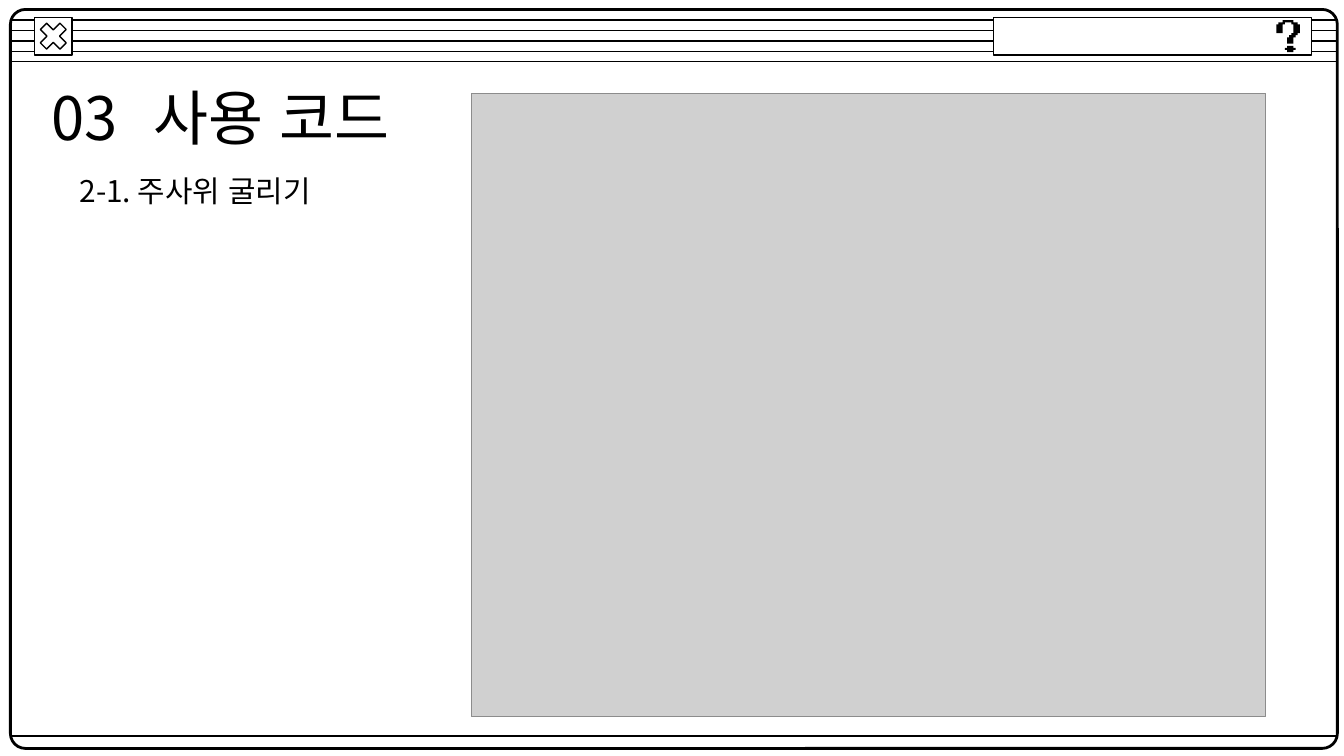
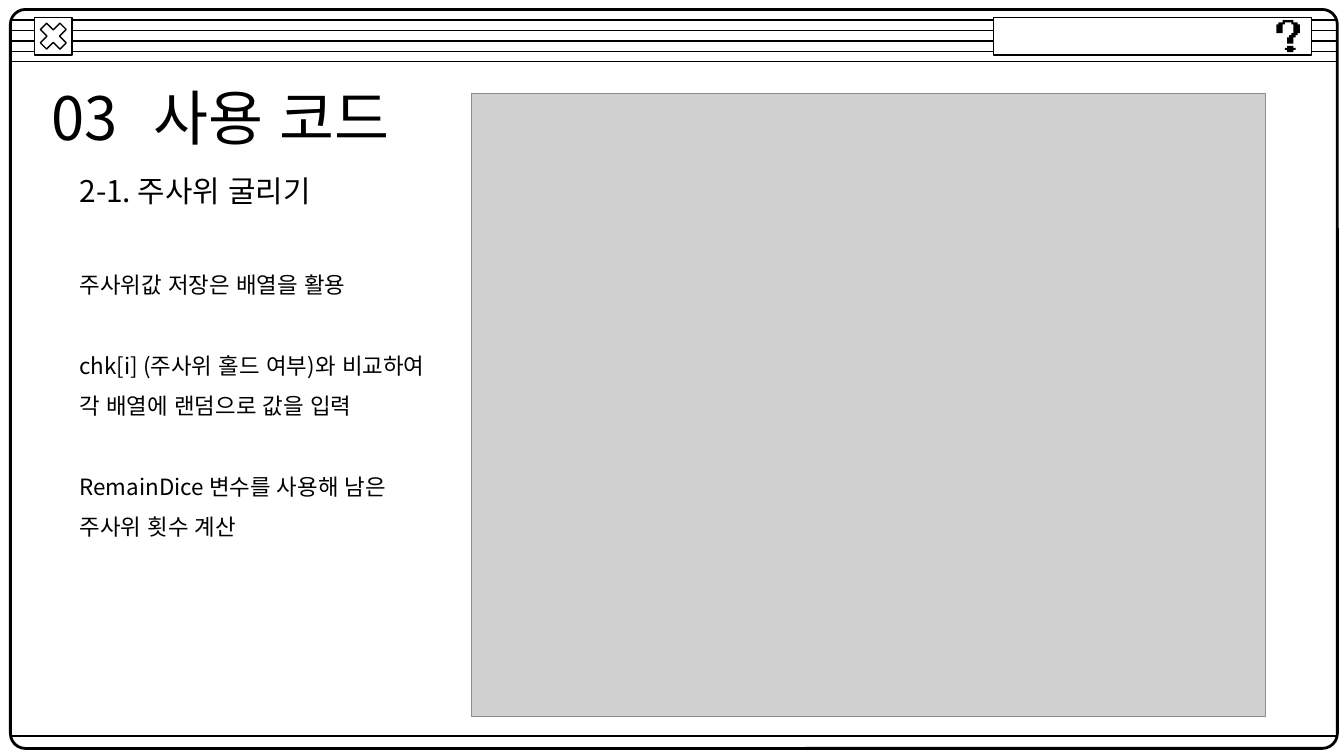
Before and after one commit to YuuJin72/Javascript, a slide deck: slide 11 of Javascript_정두식.pptx. Drawn at 1344x756 pixels with LibreOffice and Linux fonts; fonts in the diff are those of the drawing; grey boxes stand for pictures. Boxes give left, top, right and bottom in pixels: in the first picture for what was removed or moved away, otherwise in the second. Text is boxed around its words. In the diff, an @@ line names an element or a change of style, - is before the commit and + after.

```diff
--- a/Javascript_정두식.pptx
+++ b/Javascript_정두식.pptx
@@ text added at (x1=80, y1=274, x2=424, y2=537), 12 pt, text #000000 @@
+주사위값 저장은 배열을 활용
+chk[i] (주사위 홀드 여부)와 비교하여
+각 배열에 랜덤으로 값을 입력
+RemainDice 변수를 사용해 남은 주사위 횟수 계산
```
Also in this commit, not shown: 7 other slides changed.
